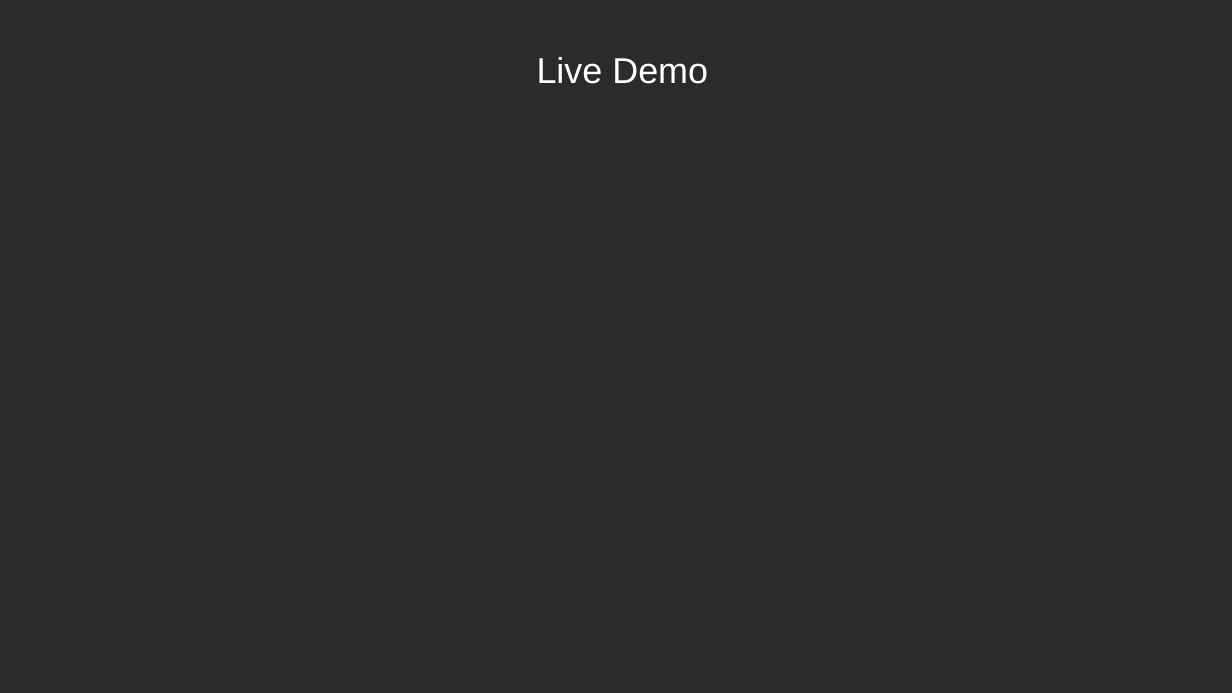
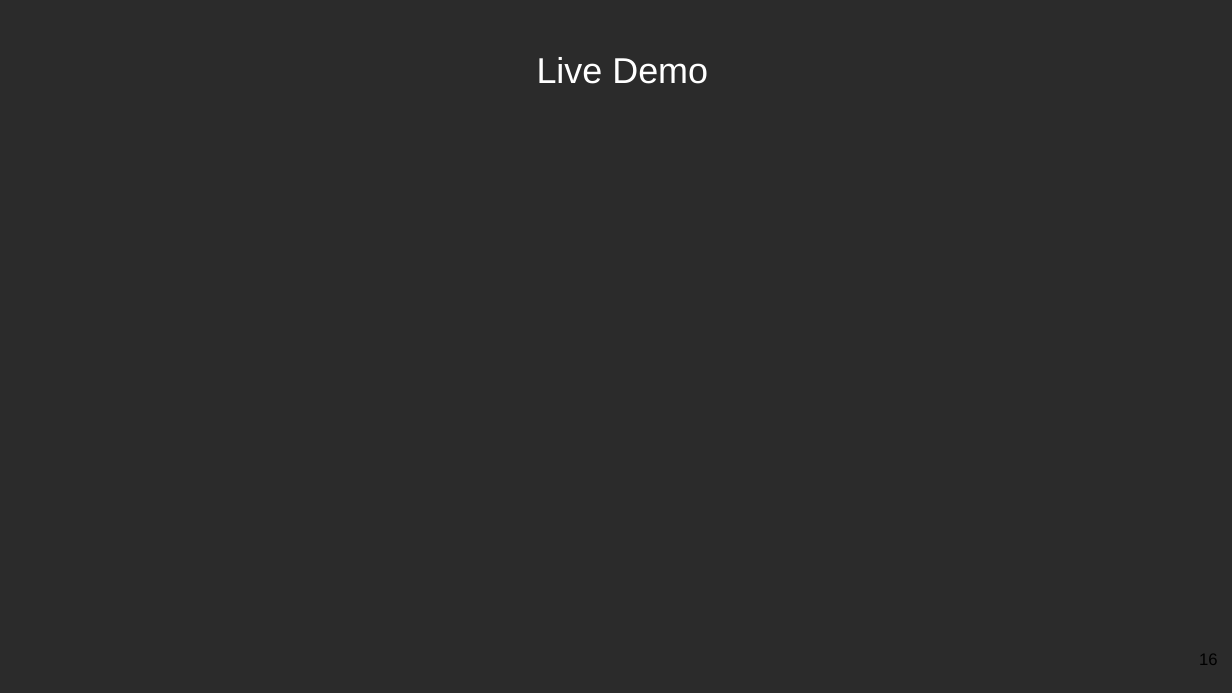
Before and after one commit to YoussifAssem/Genatac, a slide deck: slide 16 of E-Genetics/Proposal/genetics(2).pptx. Drawn at 1232x693 pixels with LibreOffice and Linux fonts; fonts in the diff are those of the drawing; background and template pictures are left out; a plain dark background stands for a picture behind light text. Boxes give left, top, right and bottom in pixels: in the first picture for what was removed or moved away, otherwise in the second. Text is boxed around its words. In the diff, an @@ line names an element or a change of style, - is before the commit and + after.

```diff
--- a/E-Genetics/Proposal/genetics(2).pptx
+++ b/E-Genetics/Proposal/genetics(2).pptx
@@ page number added at [1199,654,1218,665], 13 pt, text #000000 @@
+16
```
Also in this commit, not shown: 17 other slides changed.
